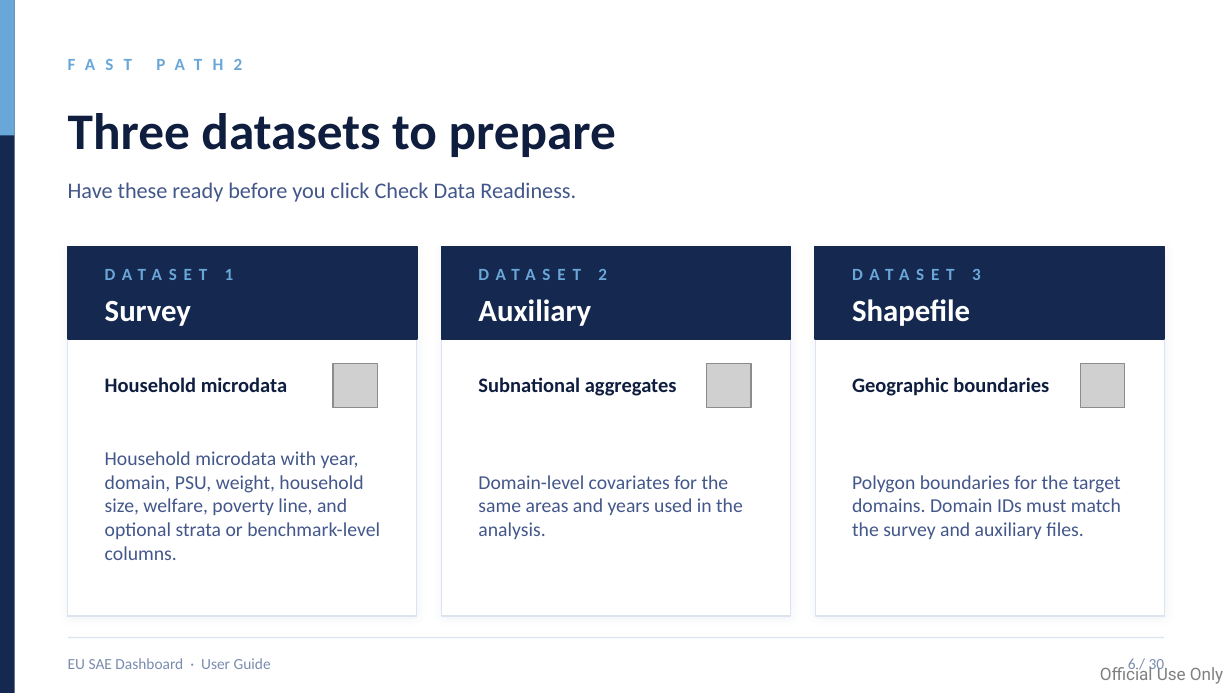
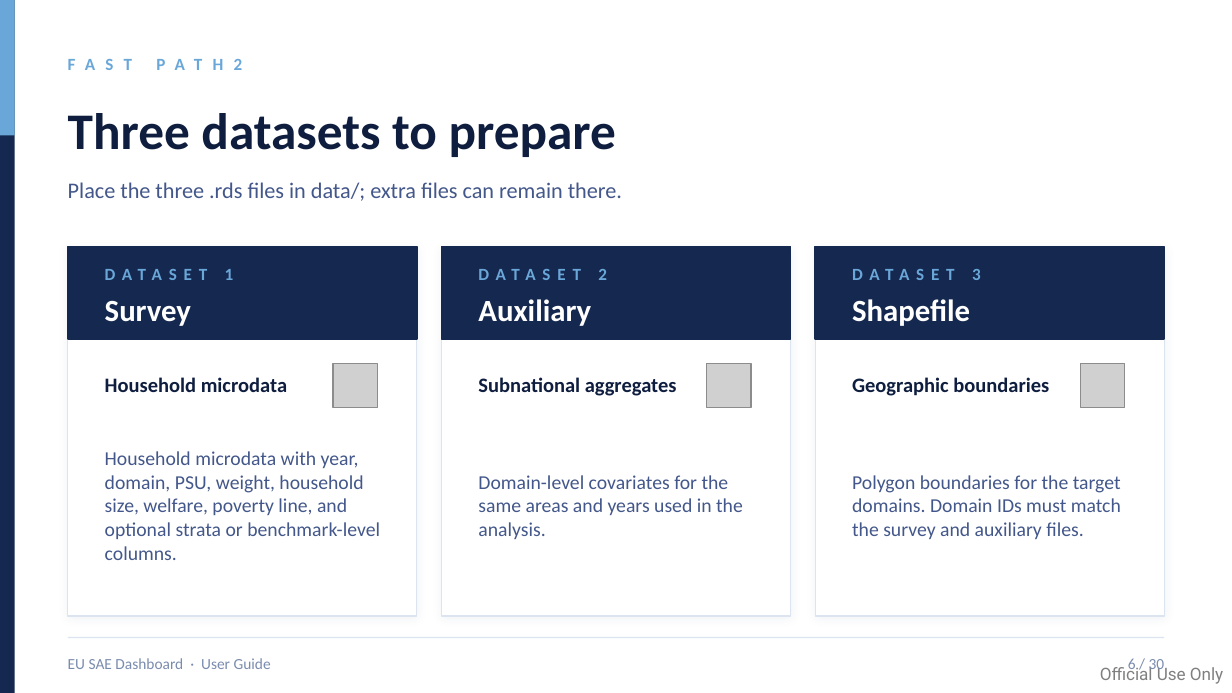
Before and after one commit to Noboyoshida227/EU_SAE_application_package, a slide deck: slide 6 of instructions/EU_SAE_User_Guide_Dashboard_v2.pptx. Drawn at 1232x693 pixels with LibreOffice and Linux fonts; fonts in the diff are those of the drawing; grey boxes stand for pictures. Boxes give left, top, right and bottom in pixels: in the first picture for what was removed or moved away, otherwise in the second. Text is boxed around its words. In the diff, an @@ line names an element or a change of style, - is before the commit and + after.

```diff
--- a/instructions/EU_SAE_User_Guide_Dashboard_v2.pptx
+++ b/instructions/EU_SAE_User_Guide_Dashboard_v2.pptx
@@ text at [68, 182, 622, 201]: text changed @@
-Have these ready before you click Check Data Readiness.
+Place the three .rds files in data/; extra files can remain there.
```
Also in this commit, not shown: 5 other slides changed, 1 other file.
